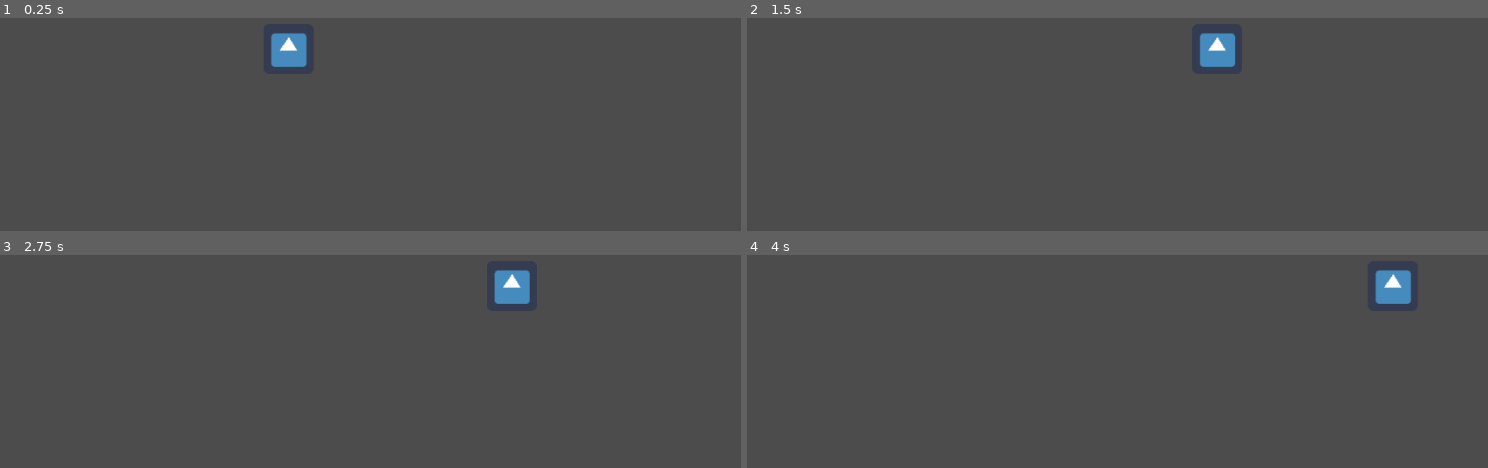
Above: before the commit, frames 1-4 (two rows, left to right).
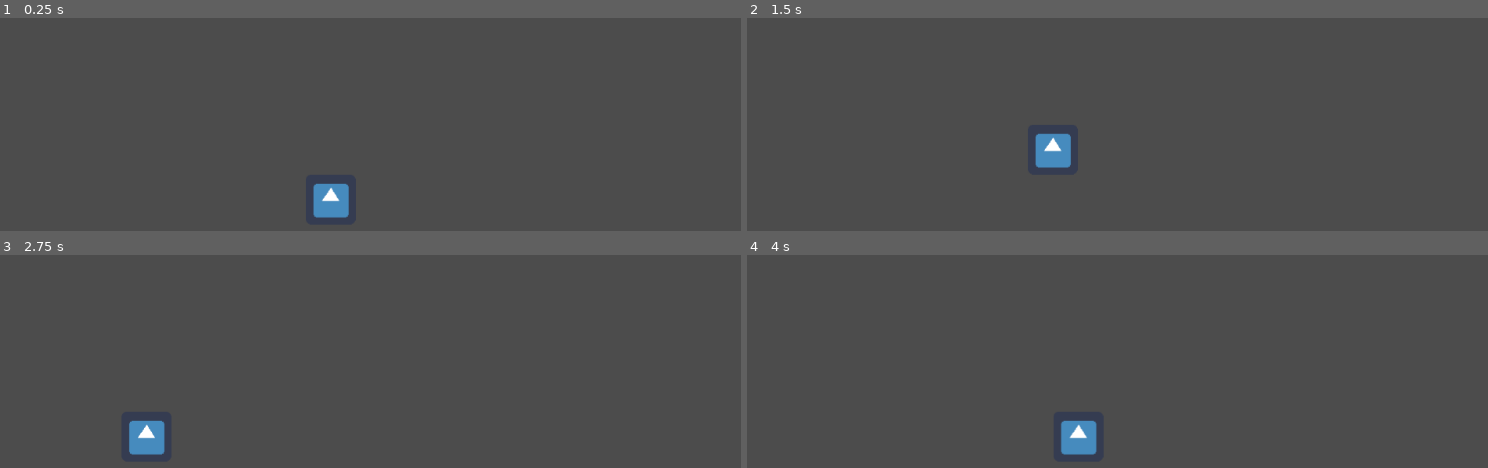
Above: after the commit, the same moments.

Repository: gonzaloVeron/TaskFailedSuccessfully
Game: Godot game, scene res://Character/Character.tscn
The game is run twice, just before and just after one commit, with the same random seed, the same clock (stepped at 60 frames per second) and the same inputs. The engine's default icon, where the game draws it, is replaced by a stand-in: a white triangle on a blue panel in a dark square.
Inputs:
- Up to frame 1 (0.25 s): no input
- Up to frame 2 (1.5 s): tap Enter at 0.5 s; hold D (move_right) 0.53-1.28 s; hold Space (jump) 0.53-1.28 s; hold A (move_left) from 1.28 s (still down); tap Space (jump) at 1.35 s
- Up to frame 3 (2.75 s): tap Space (jump) at 1.52, 1.82 s; release A (move_left) at 2.03 s; hold D (move_right) from 2.03 s (still down); hold Space (jump) from 2.03 s (still down)
- Up to frame 4 (4 s): release Space (jump) at 2.78 s; tap Space (jump) at 2.85, 3.02, 3.32 s; release D (move_right) at 3.53 s; hold A (move_left) from 3.53 s (still down); hold Space (jump) from 3.53 s (still down)

The runs differ from the first frame. In frame 1, 1.6% of the frame differs, in the area x 36-48%, y 7-94%; in frame 2, 1.6%, in the area x 38-66%, y 7-71%; in frame 3, 1.6%; in frame 4, 1.6%.

Commit message:
Character ya tiene gravedad, falta pulir la transicion entre states

Diff:
--- a/Character/Character.tscn
+++ b/Character/Character.tscn
@@ -10,17 +10,14 @@
 [sub_resource type="RectangleShape2D" id=1]
 extents = Vector2( 32.4333, 32.0529 )
 
+[sub_resource type="RectangleShape2D" id=2]
+extents = Vector2( 449.922, 44.7224 )
+
 [node name="Character" type="Node"]
 
 [node name="Character" type="KinematicBody2D" parent="."]
-position = Vector2( 444.763, 262.815 )
+position = Vector2( 498.763, 439.815 )
 script = ExtResource( 1 )
-
-[node name="Sprite" type="Sprite" parent="Character"]
-texture = ExtResource( 4 )
-__meta__ = {
-"_edit_lock_": true
-}
 
 [node name="CollisionShape2D" type="CollisionShape2D" parent="Character"]
 shape = SubResource( 1 )
@@ -39,3 +36,23 @@
 
 [node name="Jump" type="Node" parent="Character/Character_State_Machine"]
 script = ExtResource( 5 )
+
+[node name="BodyPivot" type="Position2D" parent="Character"]
+__meta__ = {
+"_edit_lock_": true
+}
+
+[node name="Sprite" type="Sprite" parent="Character/BodyPivot"]
+texture = ExtResource( 4 )
+__meta__ = {
+"_edit_lock_": true
+}
+
+[node name="StaticBody2D" type="StaticBody2D" parent="."]
+position = Vector2( 493.953, 532.526 )
+
+[node name="CollisionShape2D" type="CollisionShape2D" parent="StaticBody2D"]
+shape = SubResource( 2 )
+__meta__ = {
+"_edit_lock_": true
+}
--- a/Character/Character_Controller.gd
+++ b/Character/Character_Controller.gd
@@ -6,6 +6,10 @@
 signal direction_changed(new_direction)
 
 var look_direction = Vector2.RIGHT setget set_look_direction
+
+func _ready():
+	$Character_State_Machine/Jump.coll = $CollisionShape2D
+	$Character_State_Machine/Move.coll = $CollisionShape2D
 
 func take_damage(attacker, amount, effect = null):
 	if is_a_parent_of(attacker):
--- a/Character/Character_State_Machine.gd
+++ b/Character/Character_State_Machine.gd
@@ -14,6 +14,7 @@
 
 
 func _change_state(state_name):
+	print(state_name)
 	# The base state_machine interface this node extends does most of the work.
 	if not _active:
 		return
--- a/Character/Idle.gd
+++ b/Character/Idle.gd
@@ -1,8 +1,6 @@
-extends "on_ground.gd"
+extends "res://Character/On_Ground.gd"
 
-func enter():
-#	owner.get_node("AnimationPlayer").play("idle")
-	pass
+export(float) var gravity = 1600.0
 
 func handle_input(event):
 	return .handle_input(event)
@@ -11,3 +9,5 @@
 	var input_direction = get_input_direction()
 	if input_direction:
 		emit_signal("finished", "move")
+	velocity.y += gravity * _delta
+	velocity = owner.move_and_slide(velocity, Vector2(0, -1), 5, 2)
--- a/Character/Jump.gd
+++ b/Character/Jump.gd
@@ -2,6 +2,7 @@
 
 export(float) var base_max_horizontal_speed = 400.0
 
+var coll:CollisionShape2D
 export(float) var air_acceleration = 1000.0
 export(float) var air_deceleration = 2000.0
 export(float) var air_steering_power = 50.0
@@ -24,19 +25,15 @@
 
 func enter():
 	var input_direction = get_input_direction()
-	update_look_direction(input_direction)
 
 	horizontal_velocity = enter_velocity if input_direction else Vector2()
 	vertical_speed = 600.0
 
-	#owner.get_node("AnimationPlayer").play("idle")
-
 func update(delta):
 	var input_direction = get_input_direction()
-	update_look_direction(input_direction)
 
 	move_horizontally(delta, input_direction)
-	#animate_jump_height(delta)
+	animate_jump_height(delta)
 	if height <= 0.0:
 		emit_signal("finished", "previous")
 
@@ -59,3 +56,4 @@
 	height = max(0.0, height)
 
 	owner.get_node("BodyPivot").position.y = -height
+	coll.position.y = -height
--- a/Character/Motion.gd
+++ b/Character/Motion.gd
@@ -7,10 +7,4 @@
 func get_input_direction():
 	var input_direction = Vector2()
 	input_direction.x = Input.get_action_strength("move_right") - Input.get_action_strength("move_left")
-	#input_direction.y = Input.get_action_strength("move_down") - Input.get_action_strength("move_up")
 	return input_direction
-
-func update_look_direction(direction):
-#	if direction and owner.look_direction != direction:
-#		owner.look_direction = direction
-	pass
--- a/Character/Move.gd
+++ b/Character/Move.gd
@@ -2,14 +2,14 @@
 
 export(float) var max_walk_speed = 450
 export(float) var max_run_speed = 700
+var gravity = 50000
+var coll:CollisionShape2D
 
 func enter():
 	speed = 0.0
 	velocity = Vector2()
 
 	var input_direction = get_input_direction()
-	update_look_direction(input_direction)
-	#owner.get_node("AnimationPlayer").play("walk")
 
 func handle_input(event):
 	return .handle_input(event)
@@ -18,18 +18,15 @@
 	var input_direction = get_input_direction()
 	if not input_direction:
 		emit_signal("finished", "idle")
-	update_look_direction(input_direction)
 
-	speed = max_run_speed if Input.is_action_pressed("run") else max_walk_speed
-	var collision_info = move(speed, input_direction)
-	if not collision_info:
-		return
-	if speed == max_run_speed and collision_info.collider.is_in_group("environment"):
-		return null
+	velocity = input_direction * max_walk_speed
+	velocity.y += gravity * _delta
 
-func move(speed, direction):
-	velocity = direction.normalized() * speed
-	owner.move_and_slide(velocity, Vector2(), 5, 2)
-	if owner.get_slide_count() == 0:
-		return
-	return owner.get_slide_collision(0)
+	velocity = owner.move_and_slide(velocity, Vector2(0, -1), 5, 2)
+
+#func move(speed, direction):
+#	velocity = direction.normalized() * speed
+#	owner.move_and_slide(velocity, Vector2(), 5, 2)
+#	if owner.get_slide_count() == 0:
+#		return
+#	return owner.get_slide_collision(0)
--- a/Character/On_Ground.gd
+++ b/Character/On_Ground.gd
@@ -1,6 +1,5 @@
 extends "res://Character/Motion.gd"
 
-# warning-ignore-all:unused_class_variable
 var speed = 0.0
 var velocity = Vector2()
 
Not shown: 1 places in Character/Character.tscn that only renumber resources
